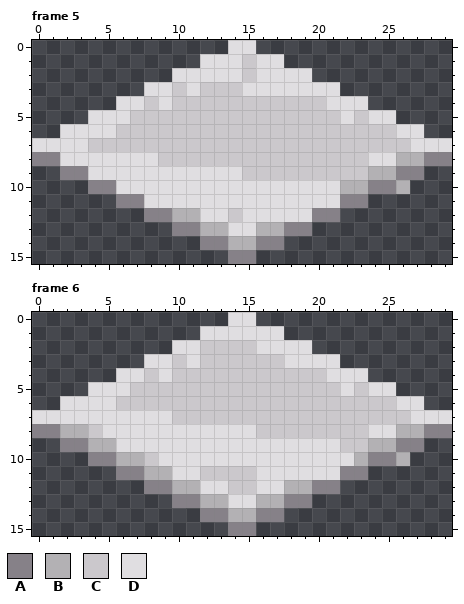
Pixel-art file: assets/map/iron-land-0.ase. This is how it looked before the edit.
30x16 pixels, 6 frames. Colours within 5 levels of each other are drawn and written as one. Shown: frame 5, frame 6. The commit also changed other frames, which this record leaves out.
Visible layers, top first: "flash", "bg".
Palette (. is transparent): A #868188  B #b3b1b4  C #cbc8cc  D #e0dee1
Pixels before, frame 5, first column x 0:
 0 ..............DD..............
 1 ............DDDCDD............
 2 ..........DDDDDCDDDD..........
 3 ........DDCDCCCDDDDDDD........
 4 ......DDCDCCCCCCCCCCCDDD......
 5 ....DDDCCCCCCCCCCCCCCCDCDD....
 6 ..DDDDCCCCCCCCCCCCCCCCCCCCDD..
 7 DDDDCCCCCCCCCCCCCCCCCCCCCCCDDD
 8 AADDDDDDDCCCCCCCCCCCCCCCDDBBAA
 9 ..AADDDDDDDDDDDCCCCCCCCCBBAA..
10 ....AADDDDDDDDDDDDDDDDBBAAB...
11 ......AADDDDDDDDDDDDDDAA......
12 ........AABBDDCDDDDDAA........
13 ..........AABBDDBBAA..........
14 ............AABBAA............
15 ..............AA..............
Pixels before, frame 6, first column x 0:
 0 ..............DD..............
 1 ............DDDDDD............
 2 ..........DDCCCCDDDD..........
 3 ........DDCDCCCCCCDDDD........
 4 ......DDCDCCCCCCCCCCCDDD......
 5 ....DDDCCCCCCCCCCCCCCCDCDD....
 6 ..DDDDCCCCCCCCCCCCCCCCCCCCDD..
 7 DDDDDDDDDDCCCCCCCCCCCCCCCCCDDD
 8 AABBCDDDDDDDDDDDCCCCCCCCDDBBAA
 9 ..AABBDDDDDDDDDDDDDDDDCCBBAA..
10 ....AABBCDDDDDDDDDDDDDDBAAB...
11 ......AABBDDCCCCDDDDDDAA......
12 ........AABBDDCCDDBBAA........
13 ..........AABBDDBBAA..........
14 ............AABBAA............
15 ..............AA..............
Now the later version:
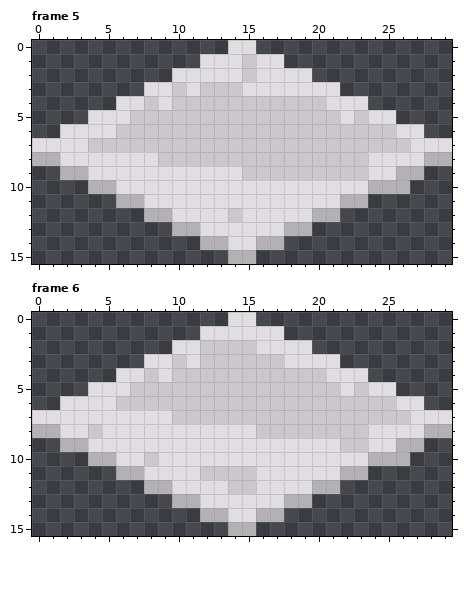
The commit says: feat: edit iron-land, enable optimization for dependency
Edits made:
Changed rows in their new state; - is an unchanged pixel.
Frame 5, layers "flash", "bg":
first column x 0:
 8 BB------------------------DDBB
 9 --BB--------------------DDBB--
10 ----BB----------------DDBB----
11 ------BB--------------BB------
12 --------BBDD--------BB--------
13 ----------BBDD--DDBB----------
14 ------------BBDDBB------------
15 --------------BB--------------
Frame 6, layers "flash", "bg":
first column x 0:
 8 BBDD----------------------DDBB
 9 --BBDD------------------DDBB--
10 ----BBDD---------------DBB----
11 ------BBDD------------BB------
12 --------BBDD------DDBB--------
13 ----------BBDD--DDBB----------
14 ------------BBDDBB------------
15 --------------BB--------------
